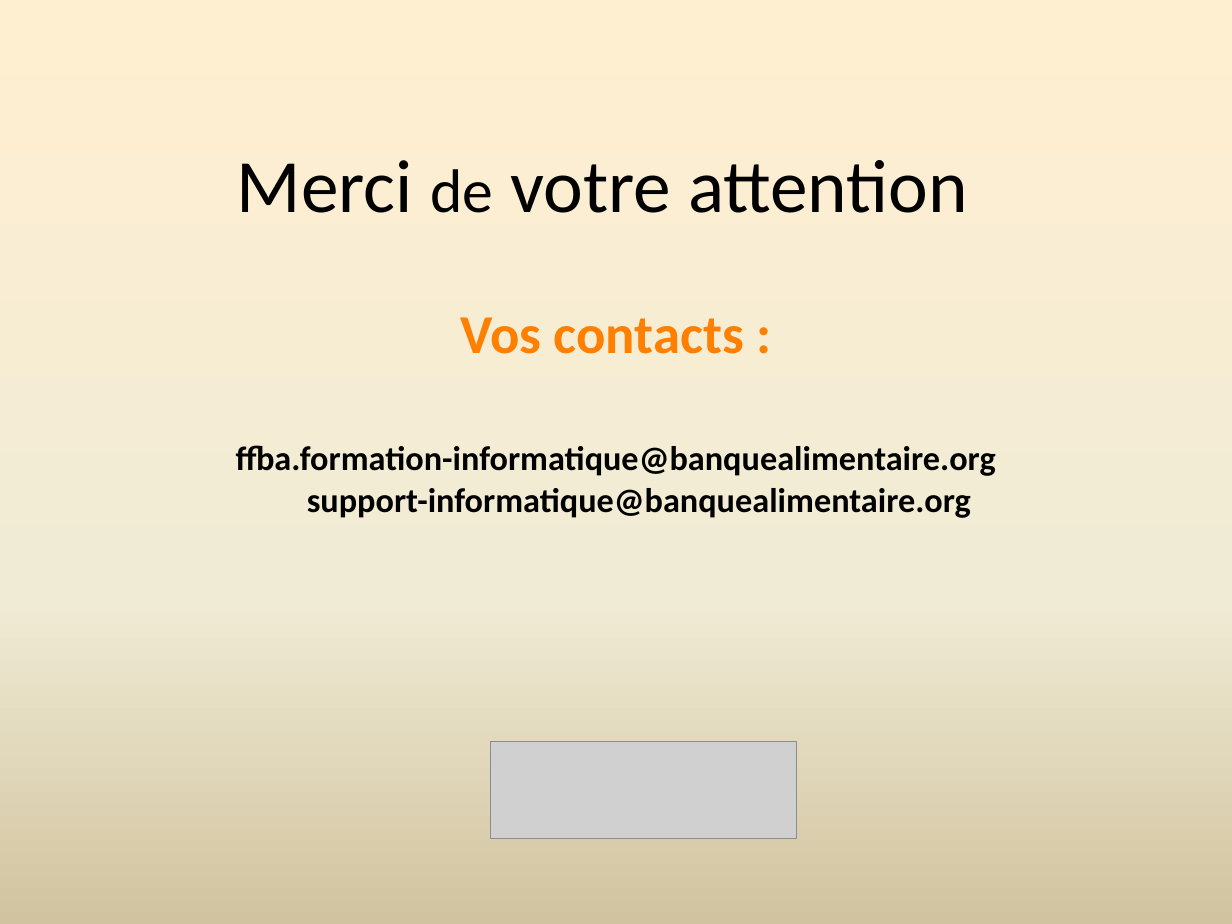
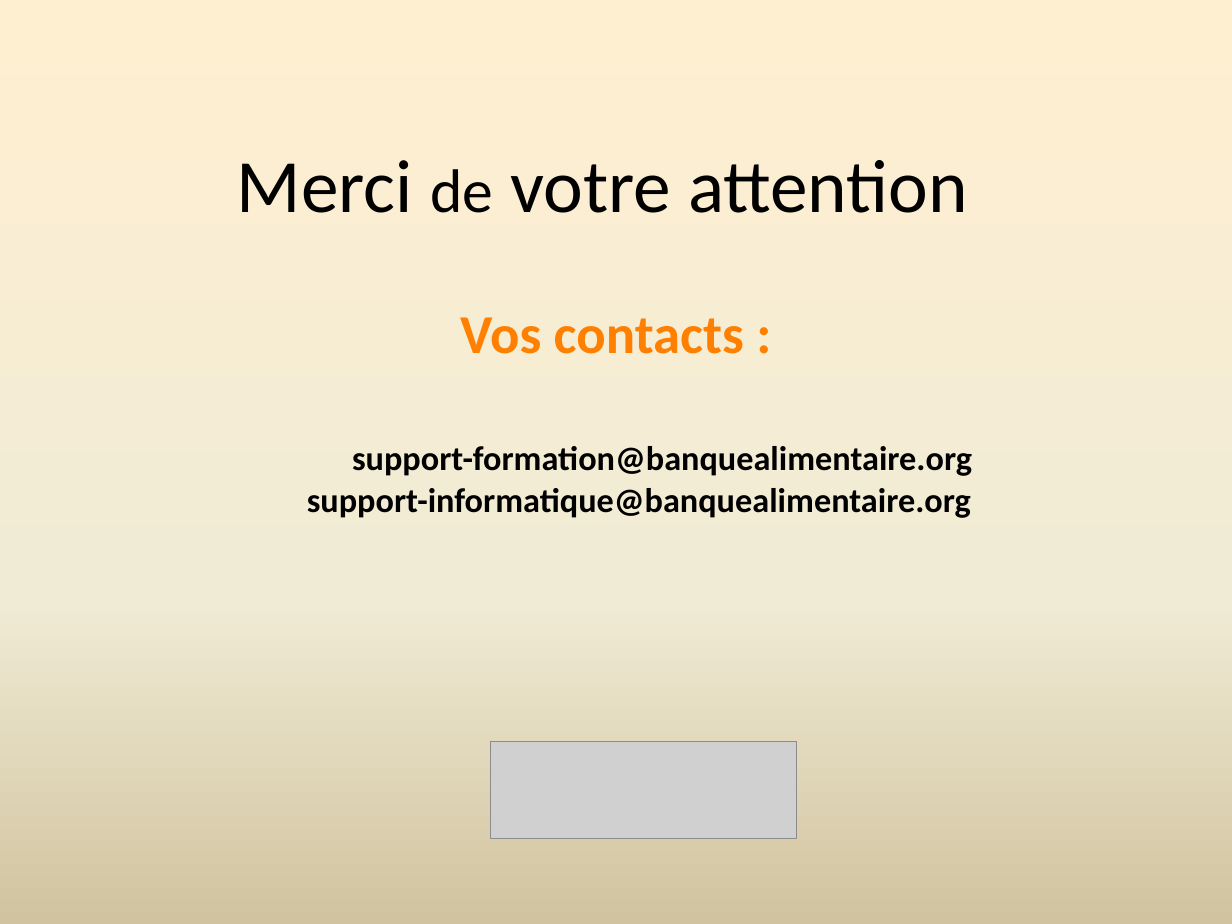
Before and after one commit to yvallet/Rebuts, a slide deck: slide 8 of Les tutoriels de la FFBA_page1.pptx. Drawn at 1232x924 pixels with LibreOffice and Linux fonts; fonts in the diff are those of the drawing; grey boxes stand for pictures. Boxes give left, top, right and bottom in pixels: in the first picture for what was removed or moved away, otherwise in the second. Text is boxed around its words. In the diff, an @@ line names an element or a change of style, - is before the commit and + after.

```diff
--- a/Les tutoriels de la FFBA_page1.pptx
+++ b/Les tutoriels de la FFBA_page1.pptx
@@ text at [307, 446, 972, 518]: text changed @@
-ffba.formation-informatique@banquealimentaire.org
-support-informatique@banquealimentaire.org
+support-formation@banquealimentaire.org
+support-informatique@banquealimentaire.org
```
Also in this commit, not shown: 1 other slide changed, 2 other files.
